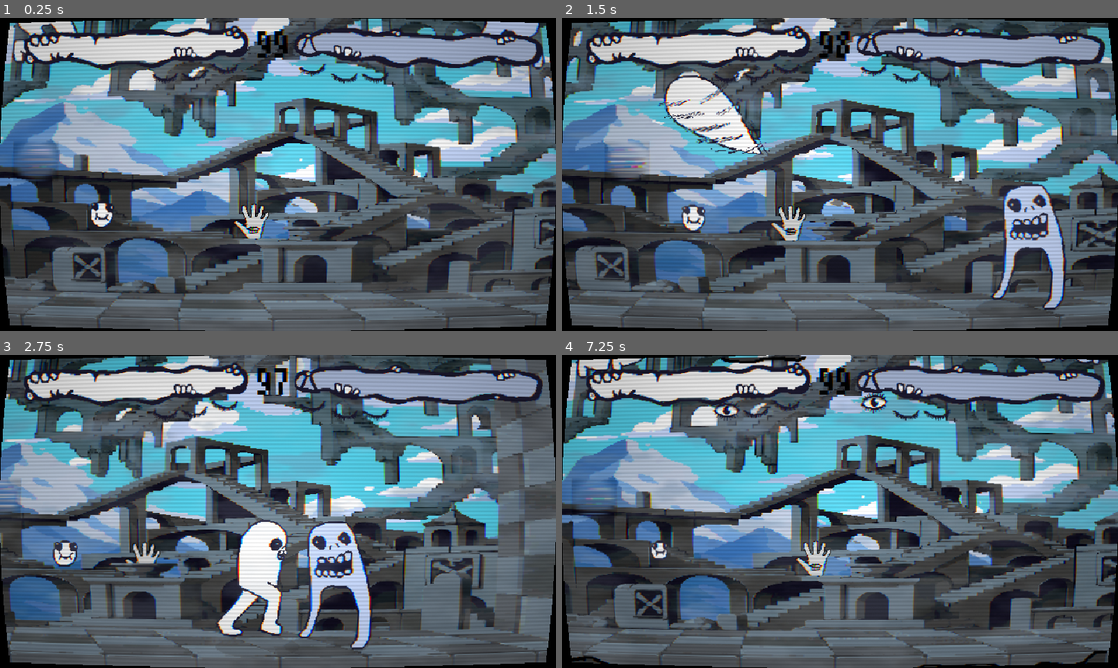
Above: before the commit, frames 1-4 (two rows, left to right).
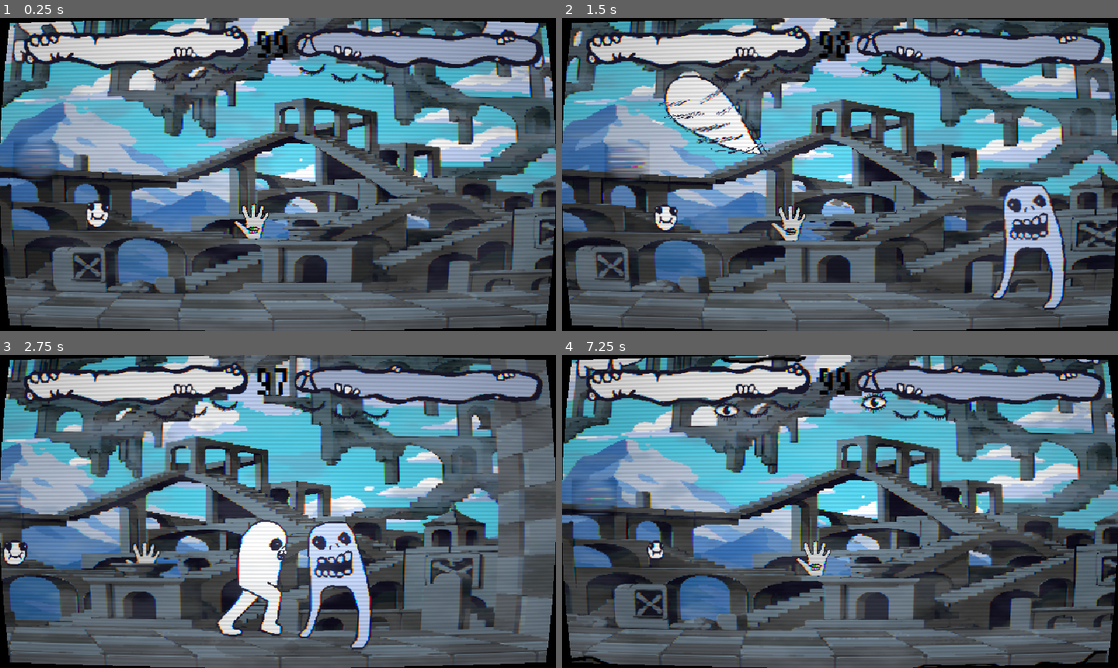
Above: after the commit, the same moments.

Repository: Filkspline/CreatureFeature
Game: Godot game, scene res://scenes/test_level.tscn
Two runs of this game, one before a commit and one after it. Both use one fixed random seed, a clock stepped at 60 frames per second and the inputs below. The engine's default icon, where the game draws it, is replaced by a stand-in: a white triangle on a blue panel in a dark square.
Inputs:
- Up to frame 1 (0.25 s): no input
- Up to frame 2 (1.5 s): tap Enter (MenuSelect) at 0.5 s; hold D (RightP1) 0.53-1.28 s; tap Left (LeftP2) at 0.6 s; tap Space at 0.77 s; hold S (MenuDown) from 1.28 s (still down); tap O (NormalP1) at 1.35 s
- Up to frame 3 (2.75 s): tap Space at 1.52 s; release S (MenuDown) at 2.03 s; hold D (RightP1) from 2.03 s (still down); tap / (NormalP2) at 2.1 s
- Up to frame 4 (7.25 s): release D (RightP1) at 2.78 s; hold W (MenuUp) 2.78-3.53 s; tap Right (RightP2) at 2.85 s; tap Space at 3.02, 3.77, 4.52, 6.02, 6.77 s; hold A (LeftP1) 3.53-5.03 s; tap 1 at 3.6 s; tap 2 at 4.35 s; hold S (MenuDown) 5.03-5.78 s; tap Left (LeftP2) at 5.1 s; hold D (RightP1) 5.78-6.53 s; tap O (NormalP1) at 5.85 s; hold W (MenuUp) from 6.53 s (still down); tap / (NormalP2) at 6.6 s

The runs differ from the first frame. In frame 1, 0.3% of the frame differs, in the area x 15-21%, y 58-67%; in frame 2, 0.6%; in frame 3, 0.6%, in the area x 0-14%, y 59-68%; in frame 4, 0.2%.
Error in both runs: Invalid assignment of property or key 'z_index' with value of type 'int' on a base object of type 'Nil'. (res://scripts/card_hand.gd:261)

Commit message:
Adjust projectile parameters and spawn offset
Tune projectile scene and S4 spawn point: set z_index (3) and z_as_relative=false, increase launch_speed_multiplier (2 -> 5), add idle_speed (40), returnable=false, min/max_launch_speed (400/2400), and max_lifetime (2.0); also set player_two_color. Update S4 script projectile_spawn_offset from Vector2(40, -80) to Vector2(0, -80) to center the spawn. These changes increase projectile speed/range and adjust visuals/spawn positioning.

Diff:
--- a/scenes/projectile.tscn
+++ b/scenes/projectile.tscn
@@ -7,10 +7,18 @@
 [sub_resource type="CircleShape2D" id="CircleShape2D_proj"]
 
 [node name="Projectile" type="Area2D" unique_id=1784449240]
+z_index = 3
+z_as_relative = false
 script = ExtResource("1")
-launch_speed_multiplier = 2.0
+idle_speed = 40.0
+returnable = false
+launch_speed_multiplier = 5.0
+min_launch_speed = 400.0
+max_launch_speed = 2400.0
 deceleration = 150.0
 impact_move_data = ExtResource("2_softn")
+max_lifetime = 2.0
+player_two_color = Color(0.7878657, 0.8649853, 0.99999934, 1)
 
 [node name="Sprite" type="Sprite2D" parent="." unique_id=883403613]
 position = Vector2(1.5258789e-05, -52.999992)
--- a/scripts/S4.tres
+++ b/scripts/S4.tres
@@ -14,4 +14,4 @@
 advance_speed = -600.0
 fires_projectile = true
 projectile_scene = ExtResource("1_dftre")
-projectile_spawn_offset = Vector2(40, -80)
+projectile_spawn_offset = Vector2(0, -80)
